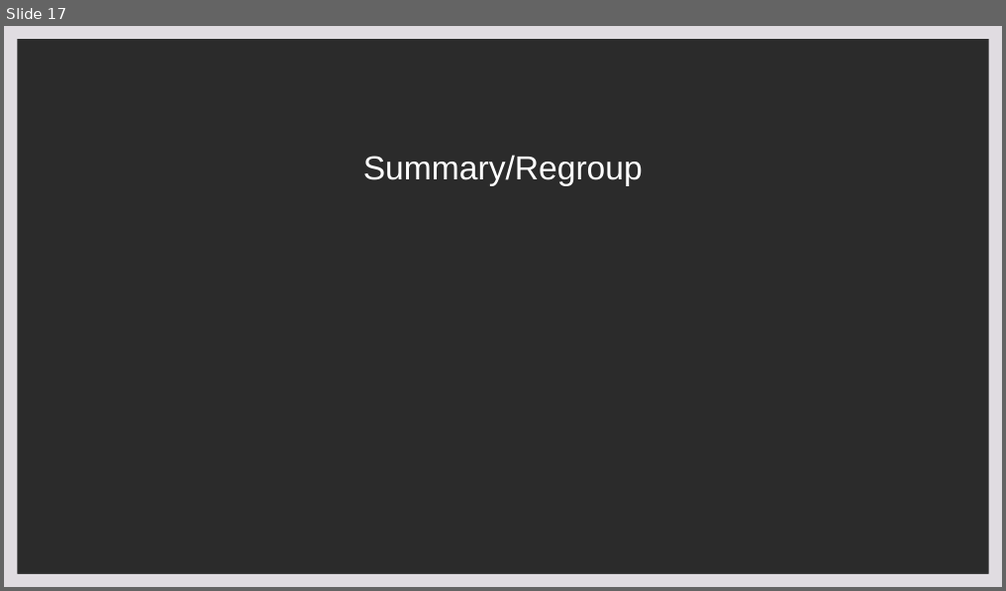
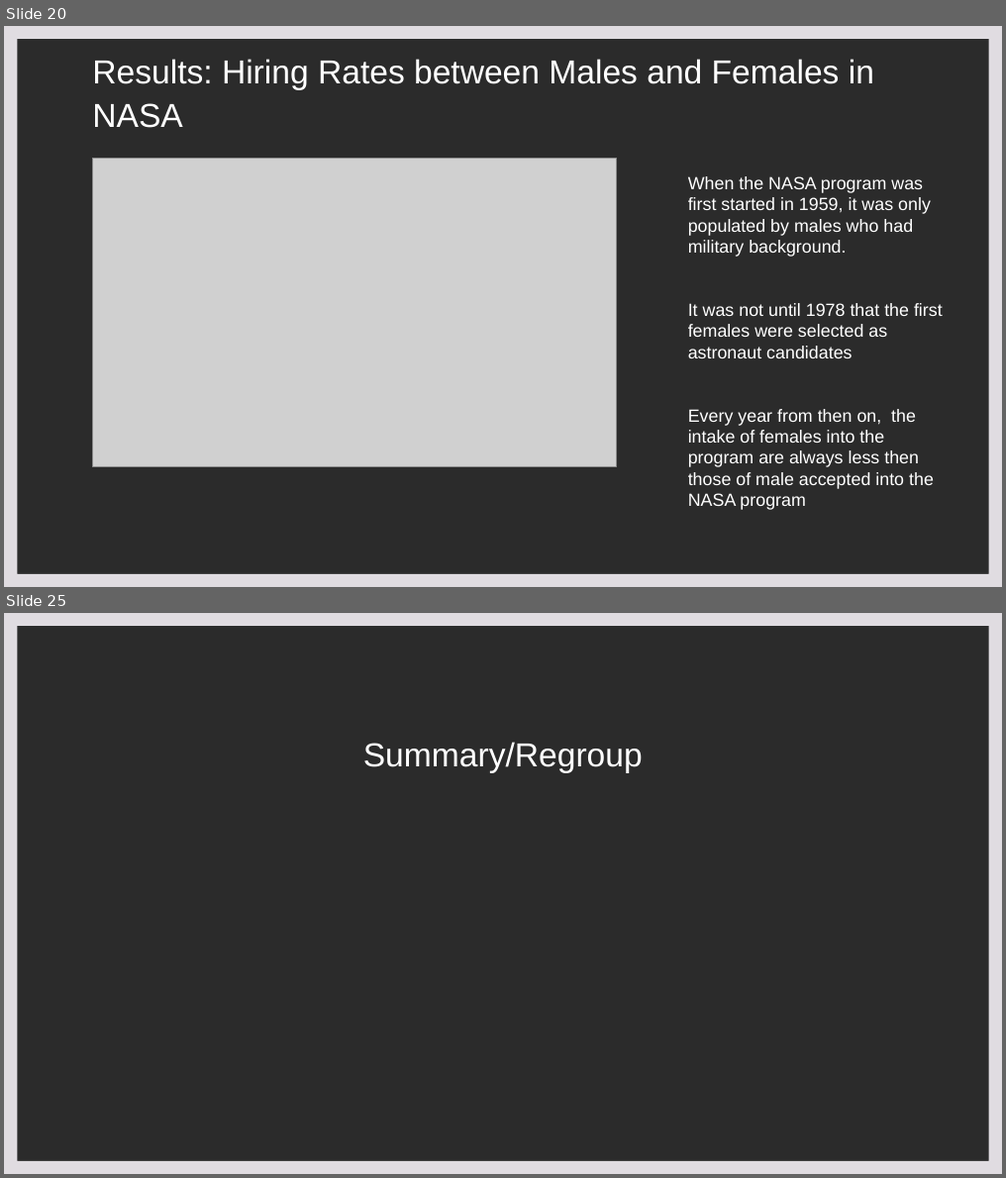
Before and after one commit to rhreich34/NASA-Hiring-Rate, a slide deck: NASA Presentation.pptx. Shown one above the other, each under a label of ours: slide 17 before the commit, slides 20 and 25 after it; the slides between them are not shown. The pictures are 1006x591 and 1006x1178 pixels, drawn with LibreOffice and Linux fonts; fonts in the diff are those of the drawing; grey boxes stand for pictures; background and template pictures are left out; a plain dark background stands for a picture behind light text. Boxes give left, top, right and bottom in pixels: in the first picture for what was removed or moved away, otherwise in the second. Text is boxed around its words. In the diff, an @@ line names an element or a change of style, - is before the commit and + after.

```diff
--- a/NASA Presentation.pptx
+++ b/NASA Presentation.pptx
@@ slide 20 added at box(4, 26, 1002, 587), background picture (left out); not listed: 1 template element that a slide beside it also shows @@
@@ title added at box(92, 59, 874, 128), 32 pt, text #FFFFFF @@
+Results: Hiring Rates between Males and Females in NASA
@@ picture added at box(93, 158, 617, 467) @@
@@ text added at box(688, 176, 943, 489), 17 pt, text #FFFFFF @@
+When the NASA program was first started in 1959, it was only populated by males who had military background.
+It was not until 1978 that the first females were selected as astronaut candidates
+Every year from then on, the intake of females into the program are always less then those of male accepted into the NASA program
@@ what was slide 17 is now slide 25 @@
```
Also in this commit, not shown: 9 other slides added, 3 slides removed.
